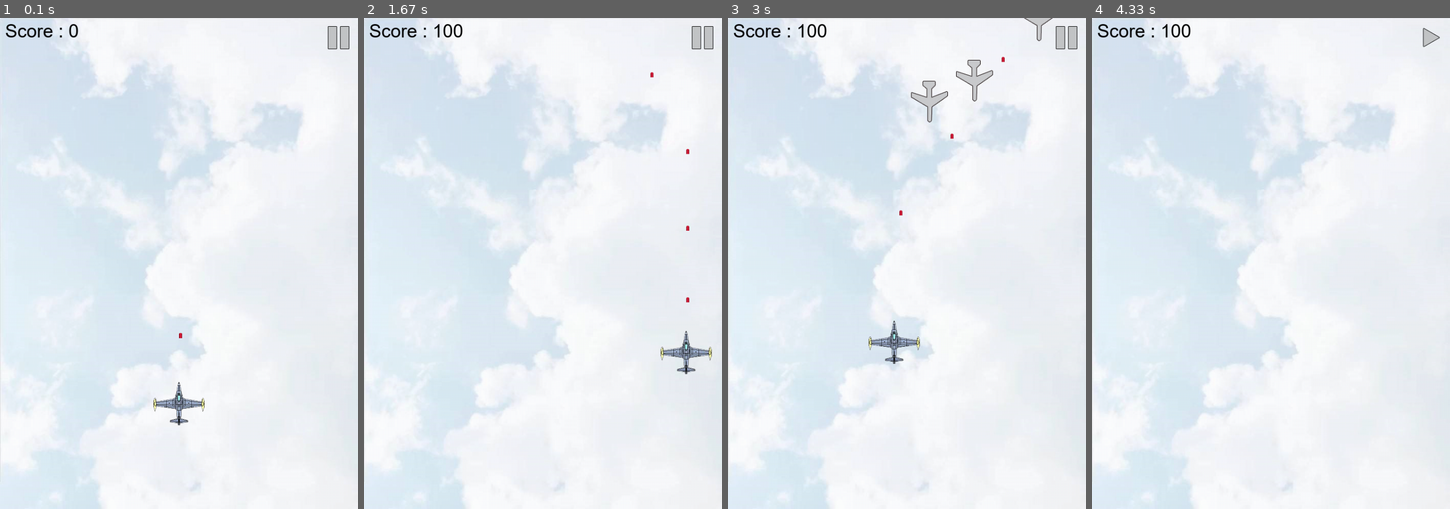
Above: before the commit, frames 1-4 (left to right).
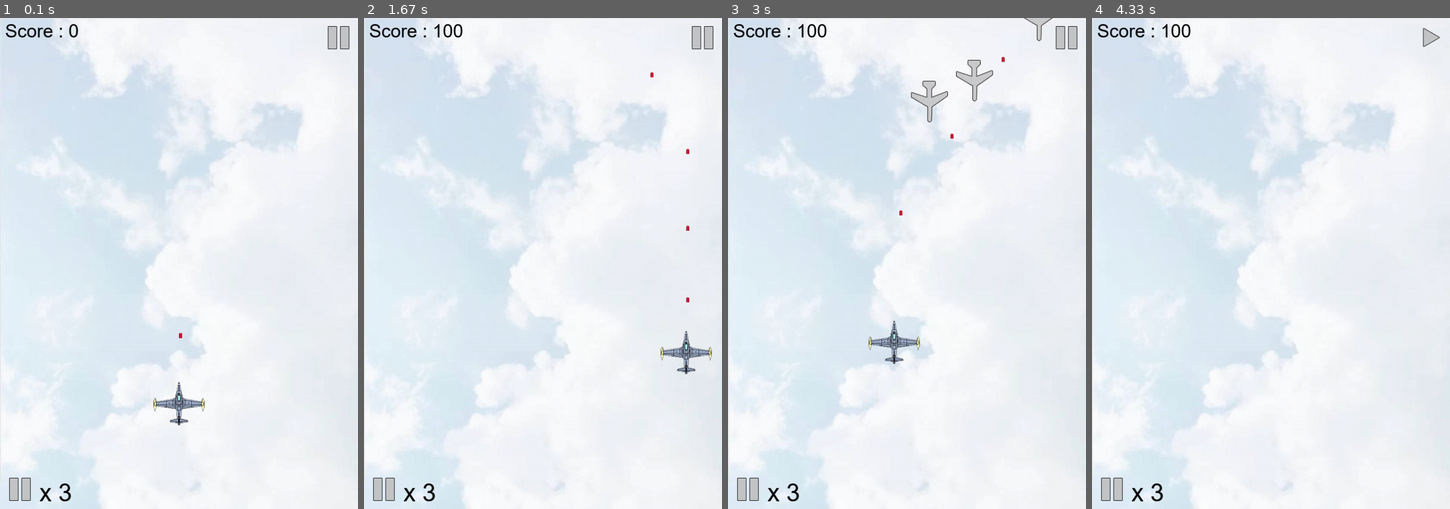
Above: after the commit, the same moments.

Repository: charlie-ccw/Pygame-project
Game: pygame game, started from main.py
Same seed, same stepped clock (60 frames per second), same inputs: the game is played once before the commit and once after it.
Inputs (mouse positions are in pixels of both pictures, inside the frame that each line leads up to):
- Up to frame 1 (0.1 s): no input
- Up to frame 2 (1.67 s): hold D 0.33-0.8 s; press the mouse at (700, 37) at 0.87 s; move the mouse to (575, 57) at 0.97 s; release the mouse at (449, 81) at 1.1 s; press the mouse at (700, 37) at 1.2 s; move the mouse to (600, 165) at 1.3 s; release the mouse at (496, 297) at 1.43 s; hold W from 1.5 s (still down)
- Up to frame 3 (3 s): release W at 1.8 s; hold D 1.83-2.3 s; hold A 2.33-2.87 s; hold S from 2.9 s (still down)
- Up to frame 4 (4.33 s): release S at 3.2 s; hold A 3.23-3.63 s; hold W 3.67-4.03 s; press the mouse at (1428, 37) at 4.1 s; move the mouse to (1360, 101) at 4.2 s; move the mouse to (1292, 165) at 4.3 s

The runs differ from the first frame. In frame 1, 0.4% of the frame differs, in the area x 2-20%, y 93-99%; in frame 2, 0.4%; in frame 3, 0.4%; in frame 4, 0.4%.

Commit message:
Update main.py

Diff:
--- a/main.py
+++ b/main.py
@@ -101,6 +101,12 @@
 
     # here we set the difficulty of the game
     level = 1
+
+    # here we set the bomb skills
+    bomb_image = pygame.image.load("images/22.png").convert_alpha()
+    bomb_rect = bomb_image.get_rect()
+    bomb_font = pygame.font.Font("font/font.ttf.ttf", 48)
+    bomb_number = 3
 
     # here we set the delay to make the picture change smoothly
     delay = 100
@@ -135,6 +141,16 @@
                         paused_image = resume_nor_image
                     else:
                         paused_image = pause_nor_image
+
+
+        # here we set the function of the bomb
+            elif event.type == KEYDOWN:
+                    if event.key == K_SPACE:
+                        if bomb_number:
+                            bomb_number -= 1
+                            for each in enemies:
+                                if each.bottom > 0:
+                                    each.active = False
 
 
         # here we change the levels
@@ -341,7 +357,11 @@
         screen.blit(score_text, (10,5))
 
 
-
+        # here we draw the bomb
+        bomb_text = bomb_font.render("x %d" % bomb_number, True, BLACK)
+        text_rect = bomb_text.get_rect()
+        screen.blit(bomb_image, (10, height - 10 - bomb_rect.height))
+        screen.blit(bomb_text, (20 + bomb_rect.width, height - 5 - text_rect.height))
 
         # here we draw the pause and continue picture
         screen.blit(paused_image, paused_rect)
